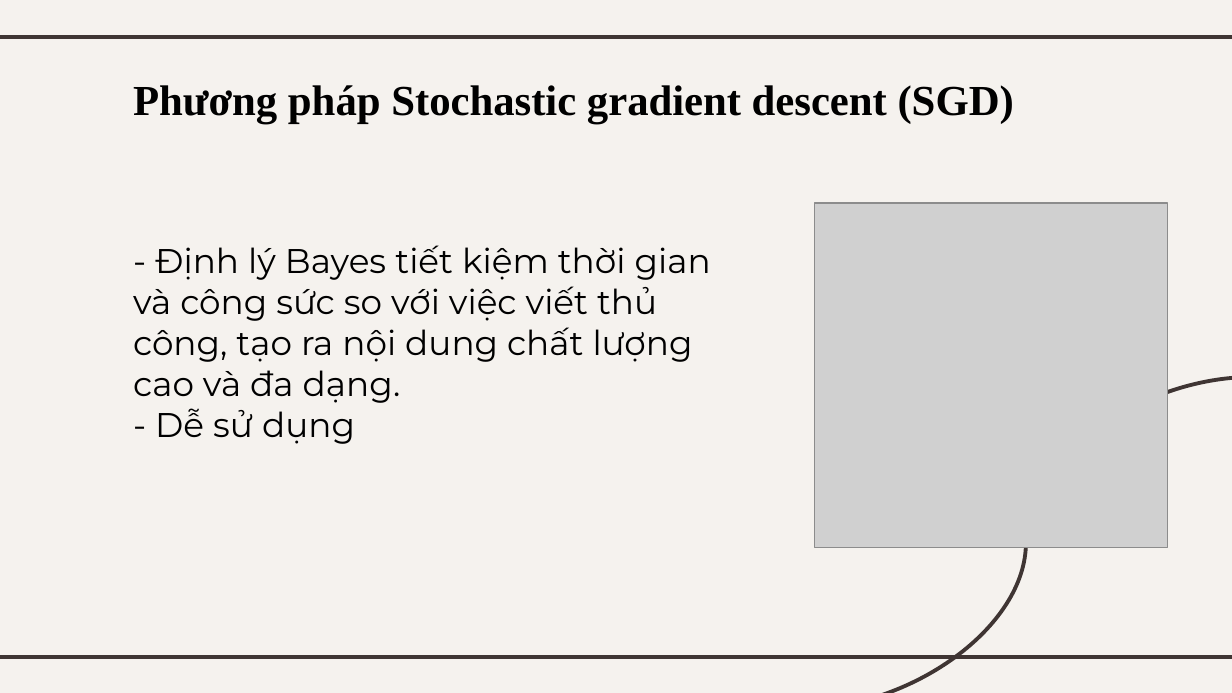
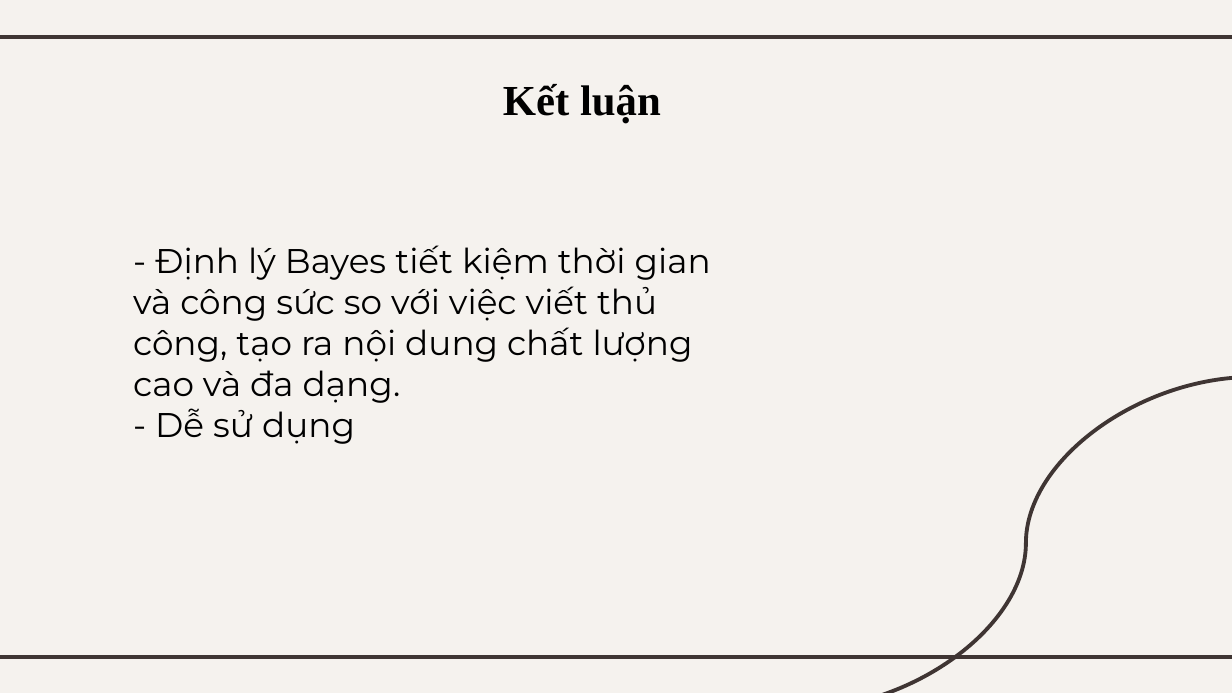
Before and after one commit to serifinal/Lifelong-ML-Naive-Bayes, a slide deck: slide 46 of slide.pptx (slide 40 before the commit). Drawn at 1232x693 pixels with LibreOffice and Linux fonts; fonts in the diff are those of the drawing; grey boxes stand for pictures. Boxes give left, top, right and bottom in pixels: in the first picture for what was removed or moved away, otherwise in the second. Text is boxed around its words. In the diff, an @@ line names an element or a change of style, - is before the commit and + after.

```diff
--- a/slide.pptx
+++ b/slide.pptx
@@ title at (503, 84, 661, 123): text changed @@
-  Phương pháp Stochastic gradient descent (SGD)
+  Kết luận
@@ picture removed at (814, 203, 1167, 547) @@
```
Also in this commit, not shown: 9 other slides changed, 9 slides added, 14 slides removed, 1 other file.
